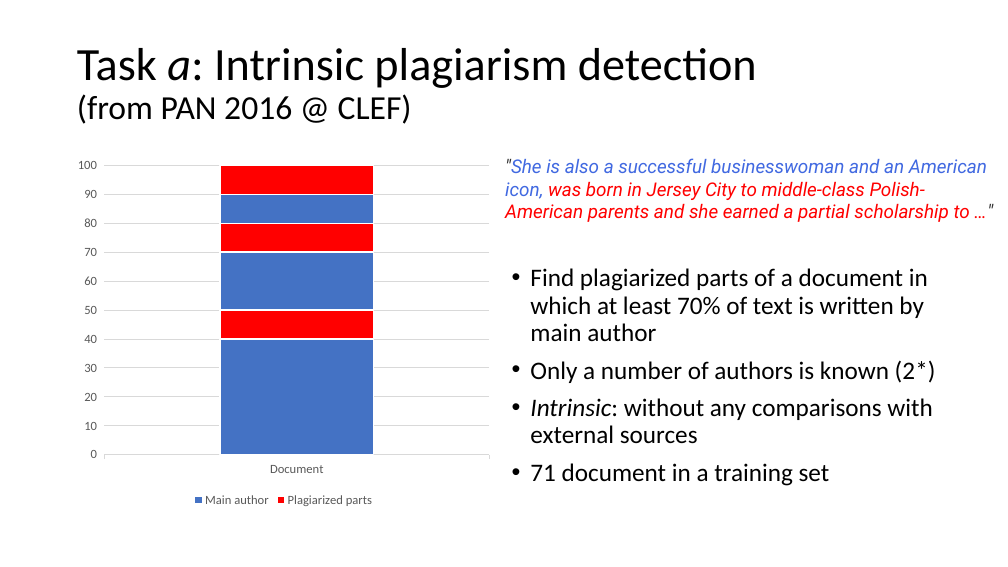
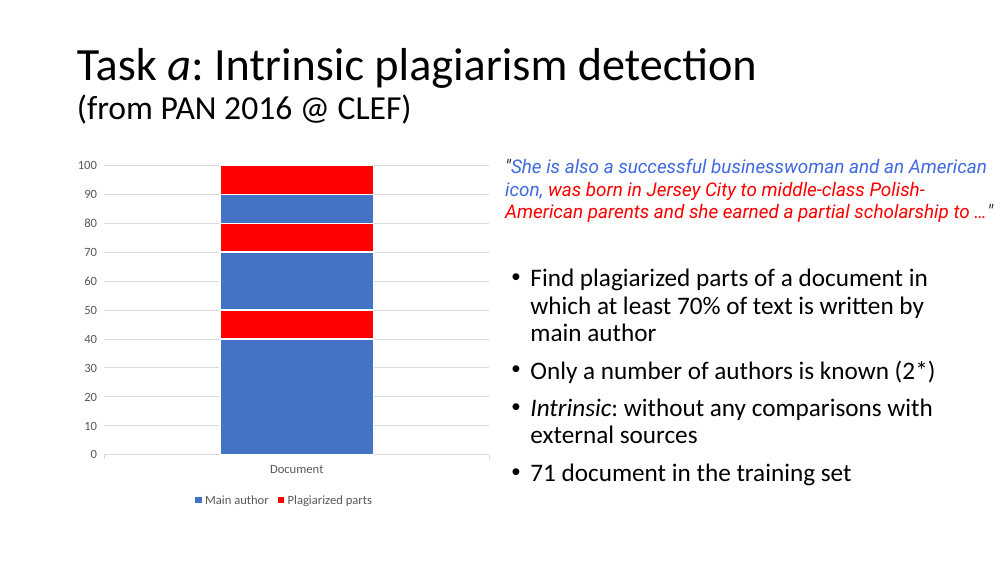
Before and after one commit to Coolcumber/inpladesys, a slide deck: slide 3 of documentation/presentation/Token-level author diarization using clustering of stylistic.pptx. Drawn at 1008x567 pixels with LibreOffice and Linux fonts; fonts in the diff are those of the drawing. Boxes give left, top, right and bottom in pixels: in the first picture for what was removed or moved away, otherwise in the second. Text is boxed around its words. In the diff, an @@ line names an element or a change of style, - is before the commit and + after.

```diff
--- a/documentation/presentation/Token-level author diarization using clustering of stylistic.pptx
+++ b/documentation/presentation/Token-level author diarization using clustering of stylistic.pptx
@@ text at <box>530,463,852,486</box>: text changed @@
-• 71 document in a training set
+• 71 document in the training set
```
Also in this commit, not shown: 5 other slides changed, 1 slide added, 4 other files.
